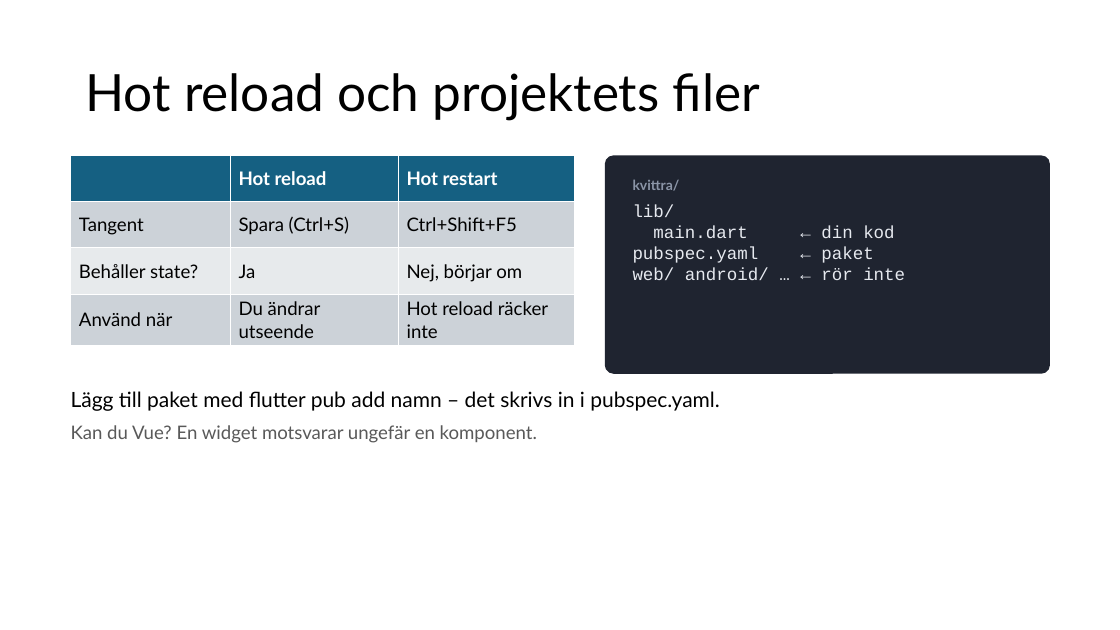
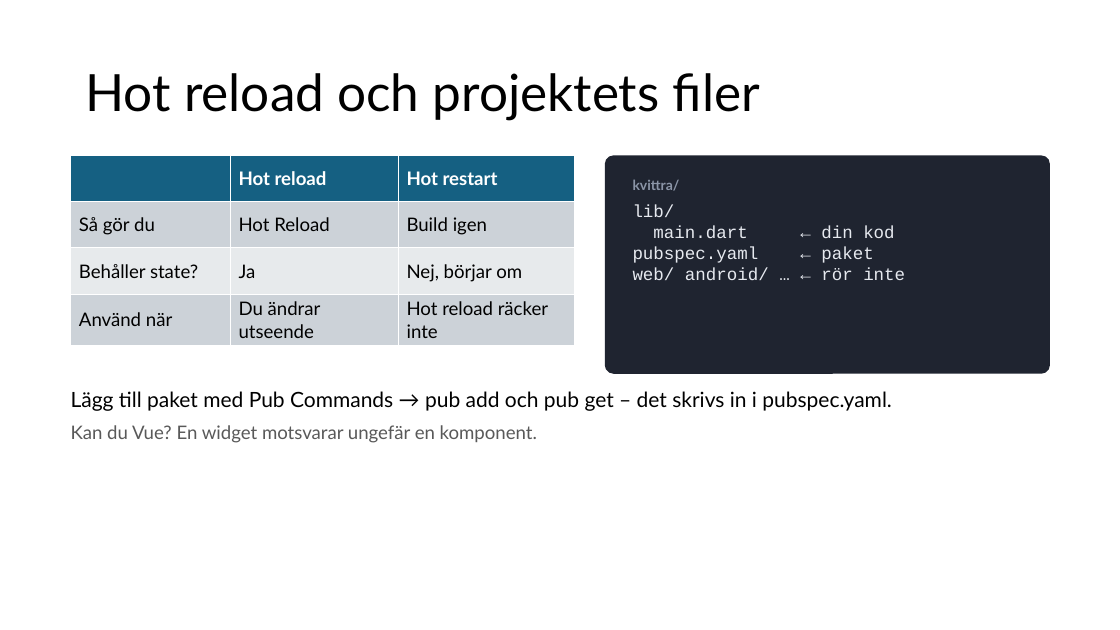
Before and after one commit to abbjetmus/pocketbase-flutter-kurs, a slide deck: slide 42 of Databaser och mobilapputveckling - sammanfattning.pptx. Drawn at 1120x630 pixels with LibreOffice and Linux fonts; fonts in the diff are those of the drawing. Boxes give left, top, right and bottom in pixels: in the first picture for what was removed or moved away, otherwise in the second. Text is boxed around its words. In the diff, an @@ line names an element or a change of style, - is before the commit and + after.

```diff
--- a/Databaser och mobilapputveckling - sammanfattning.pptx
+++ b/Databaser och mobilapputveckling - sammanfattning.pptx
@@ table at bbox=[71, 155, 575, 345] @@
-row 2: Tangent | Spara (Ctrl+S) | Ctrl+Shift+F5
+row 2: Så gör du | Hot Reload | Build igen
@@ text at bbox=[71, 391, 892, 411]: text changed @@
-Lägg till paket med flutter pub add namn – det skrivs in i pubspec.yaml.
+Lägg till paket med Pub Commands → pub add och pub get – det skrivs in i pubspec.yaml.
```
Also in this commit, not shown: 5 other slides changed.
